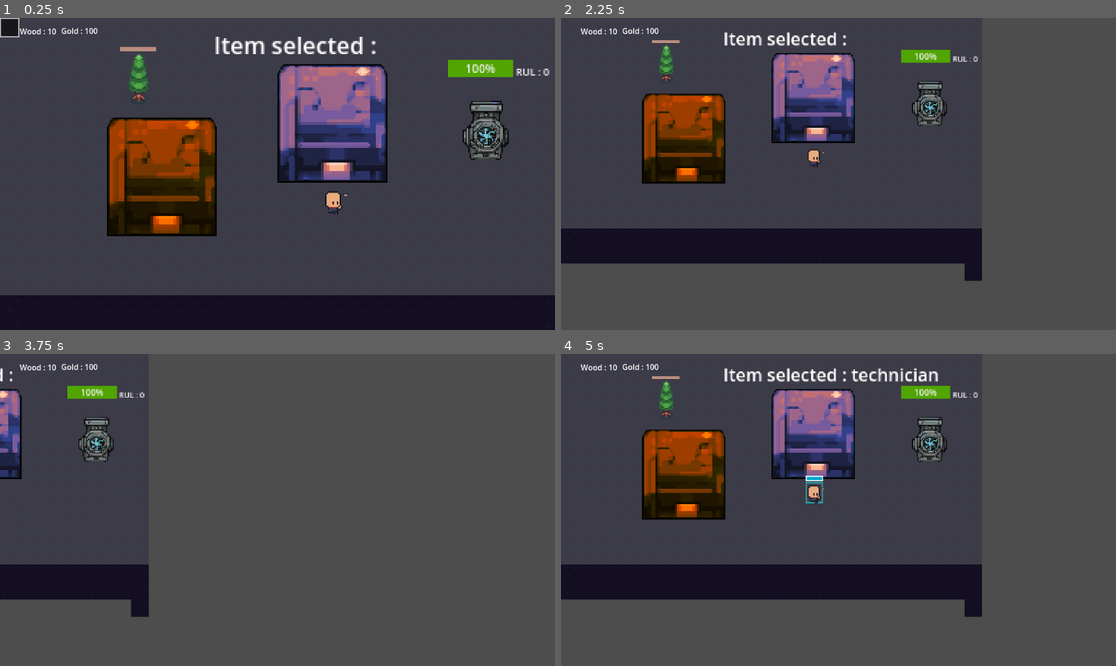
Above: before the commit, frames 1-4 (two rows, left to right).
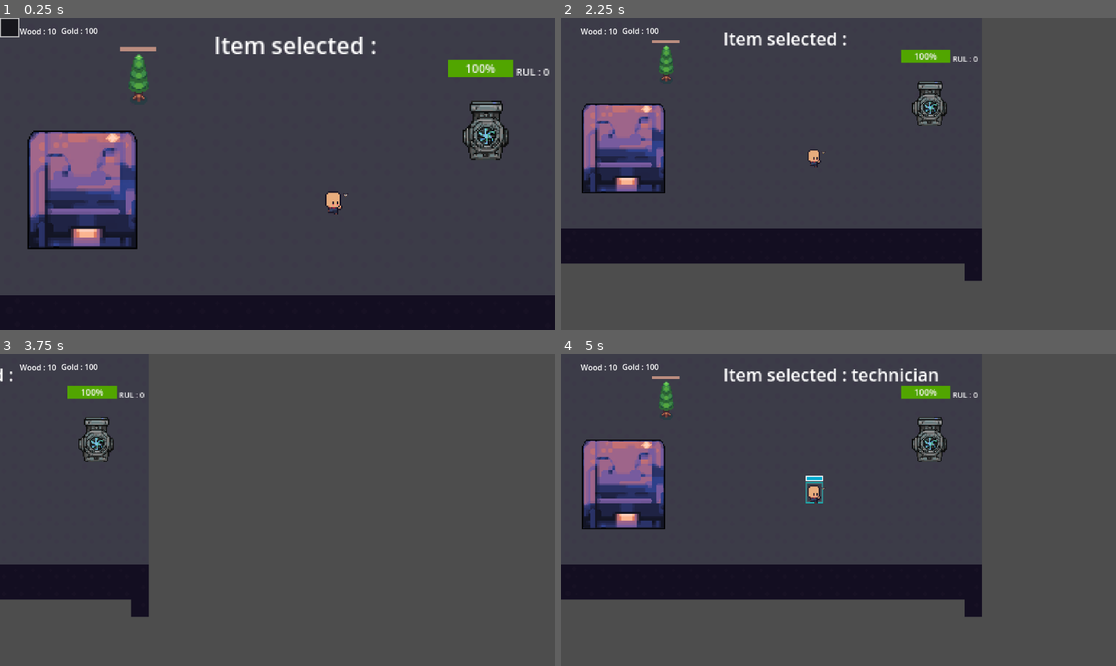
Above: after the commit, the same moments.

Repository: hsn-baqshi/maintenance_game
Game: Godot game, scene res://scenes/world.tscn
Same seed, same stepped clock (60 frames per second), same inputs: the game is played once before the commit and once after it. The project has no main scene, so this scene is started directly. The engine's default icon, where the game draws it, is replaced by a stand-in: a white triangle on a blue panel in a dark square.
Inputs (mouse positions are in pixels of both pictures, inside the frame that each line leads up to):
- Up to frame 1 (0.25 s): no input
- Up to frame 2 (2.25 s): tap Enter at 0.5 s; drag from (894, 124) to (699, 99) at 0.52 s; drag from (605, 174) to (699, 99) at 1.27 s; move the mouse to (1043, 133) at 2.02 s; hold Right (ui_right) from 2.03 s (still down); tap Mouse wheel down (WheelDown) at 2.1 s; click (1043, 133) at 2.17 s
- Up to frame 3 (3.75 s): release Right (ui_right) at 2.75 s; drag from (249, 572) to (111, 463) at 2.77 s; move the mouse to (444, 556) at 3.52 s; press the mouse at (444, 556) at 3.53 s; hold Left (ui_left) from 3.53 s (still down)
- Up to frame 4 (5 s): release Left (ui_left) at 4.25 s; release the mouse at (1005, 556) at 4.25 s; drag from (816, 497) to (755, 432) at 4.27 s

The runs differ from the first frame. In frame 1, 20% of the frame differs, in the area x 4-70%, y 14-75%; in frame 2, 12%; in frame 3, 1.1%; in frame 4, 12%.

Commit message:
SFASDFASDF

Diff:
--- a/scenes/barracks.tscn
+++ b/scenes/barracks.tscn
@@ -6,7 +6,7 @@
 [ext_resource type="Texture2D" uid="uid://r8vww0weknh8" path="res://icon.svg" id="4_rlsvr"]
 
 [sub_resource type="RectangleShape2D" id="RectangleShape2D_h875d"]
-size = Vector2(38, 40)
+size = Vector2(74, 80)
 
 [sub_resource type="StyleBoxFlat" id="StyleBoxFlat_7lppg"]
 bg_color = Color(0.6, 0.6, 0.6, 0)
@@ -48,10 +48,10 @@
 texture = ExtResource("1_2gmxi")
 
 [node name="Box" type="Panel" parent="."]
-offset_left = -20.0
-offset_top = -21.0
-offset_right = 20.0
-offset_bottom = 22.0
+offset_left = -38.0
+offset_top = -41.0
+offset_right = 39.0
+offset_bottom = 42.0
 mouse_filter = 1
 theme_override_styles/panel = SubResource("StyleBoxFlat_7lppg")
 
--- a/scenes/world.tscn
+++ b/scenes/world.tscn
@@ -1799,9 +1799,10 @@
 [node name="Houses" type="Node2D" parent="."]
 
 [node name="Barracks" parent="Houses" instance=ExtResource("7_fdtyo")]
-position = Vector2(230, 73)
+position = Vector2(57, 119)
 
 [node name="coinHouse" parent="." instance=ExtResource("7_0dxna")]
+visible = false
 position = Vector2(112, 110)
 
 [node name="pump" parent="." instance=ExtResource("8_3tcgp")]
